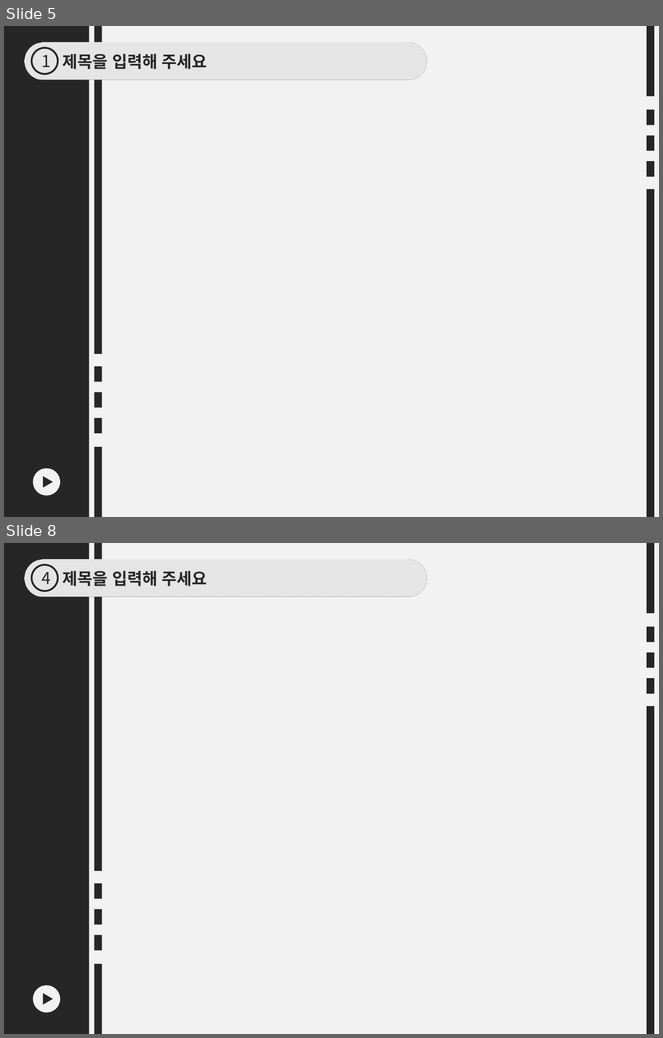
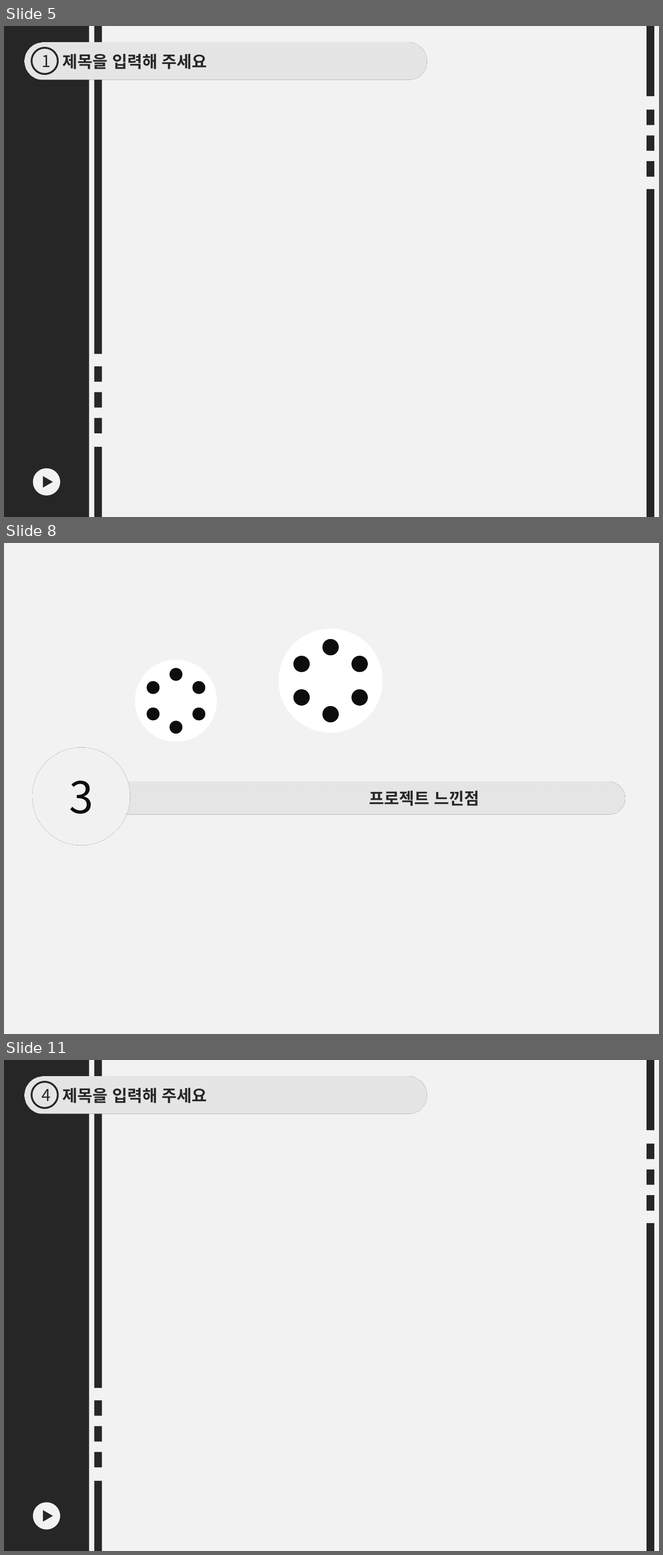
Before and after one commit to changwoon2/mapo-movie, a slide deck: 임창운_마포무비 PPT 템플릿.pptx. Shown one above the other, each under a label of ours: slides 5 and 8 before the commit, slides 5, 8 and 11 after it; the slides between them are not shown. The pictures are 663x1038 and 663x1555 pixels, drawn with LibreOffice and Linux fonts; fonts in the diff are those of the drawing; background and template pictures are left out. Boxes give left, top, right and bottom in pixels: in the first picture for what was removed or moved away, otherwise in the second. Text is boxed around its words. In the diff, an @@ line names an element or a change of style, - is before the commit and + after.

```diff
--- a/임창운_마포무비 PPT 템플릿.pptx
+++ b/임창운_마포무비 PPT 템플릿.pptx
@@ slide 8 added at (4, 543, 659, 1034), background picture (left out) @@
@@ group added at (279, 629, 383, 733): 7 ellipses @@
@@ group added at (135, 659, 217, 742): 7 ellipses @@
@@ ellipse added at (32, 747, 130, 846), fill #FFFFFF, 48 pt, text #0D0D0D @@
+3
@@ rounded rectangle added at (94, 782, 626, 815), fill #F2F2F2, outline #262626 2 pt, 18 pt, text #262626, bold @@
+프로젝트 느낀점
@@ what was slide 8 is now slide 11 @@
```
Also in this commit, not shown: 3 slides changed, 3 other slides added, 1 slide removed.
